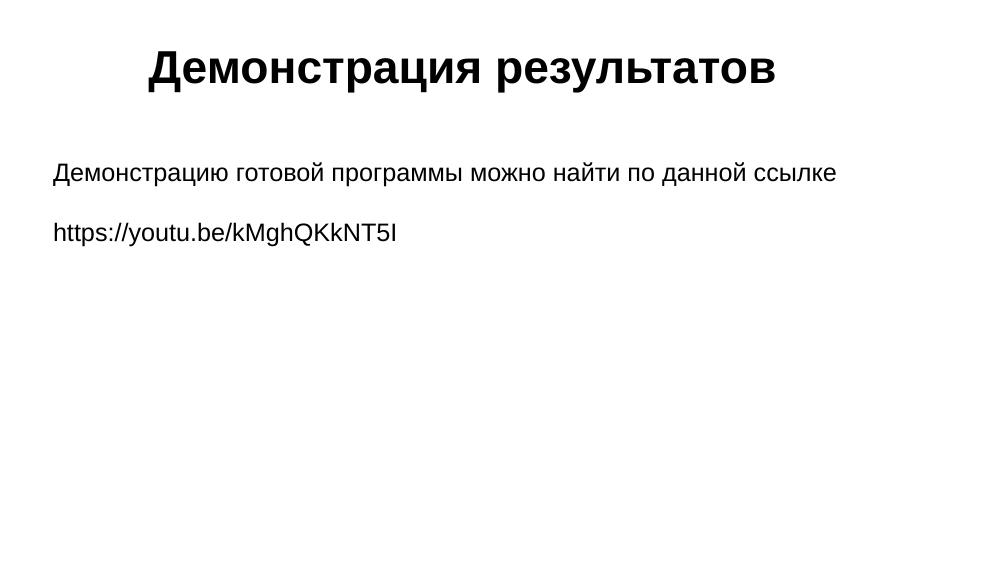
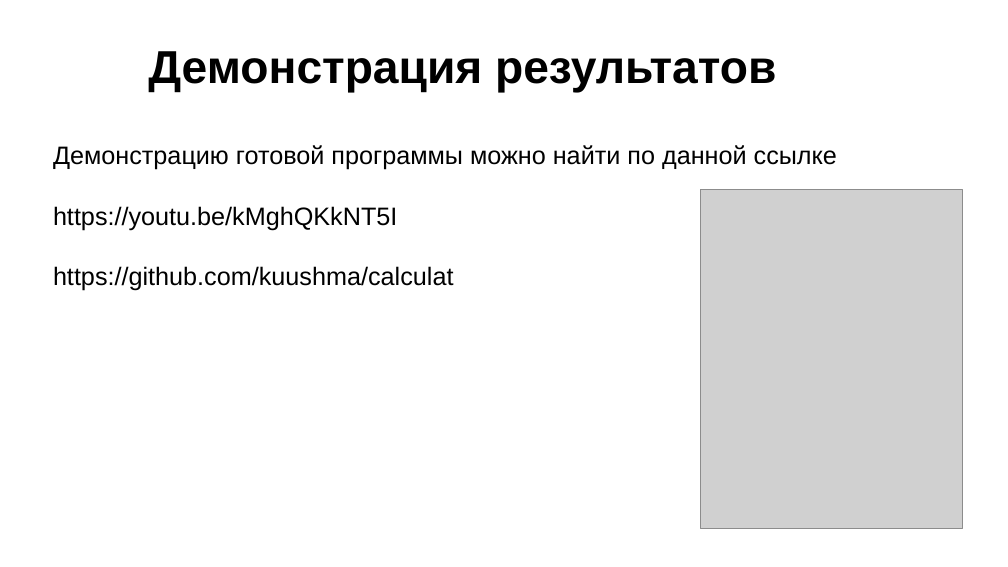
Before and after one commit to kuushma/calculat, a slide deck: slide 8 of documentation/презентация_калькулятор.pptx. Drawn at 1008x567 pixels with LibreOffice and Linux fonts; fonts in the diff are those of the drawing; grey boxes stand for pictures; background and template pictures are left out. Boxes give left, top, right and bottom in pixels: in the first picture for what was removed or moved away, otherwise in the second. Text is boxed around its words. In the diff, an @@ line names an element or a change of style, - is before the commit and + after.

Commit message:
документация

```diff
--- a/documentation/презентация_калькулятор.pptx
+++ b/documentation/презентация_калькулятор.pptx
@@ text "Демонстрацию готовой программы можно найти ...": place and size @@
-text "Демонстрацию готовой программы можно найти ..." at (53, 162, 837, 247)
+text "Демонстрацию готовой программы можно найти ..." at (53, 145, 837, 291)
@@ picture added at (701, 190, 963, 529) @@
@@ text at (53, 266, 453, 291): paragraph added @@
+https://github.com/kuushma/calculat
```
